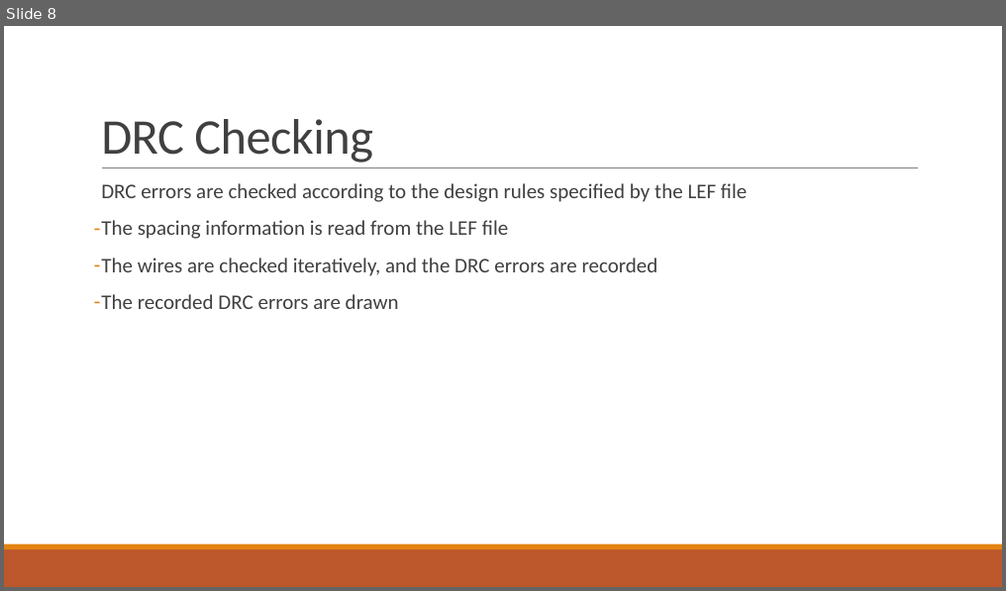
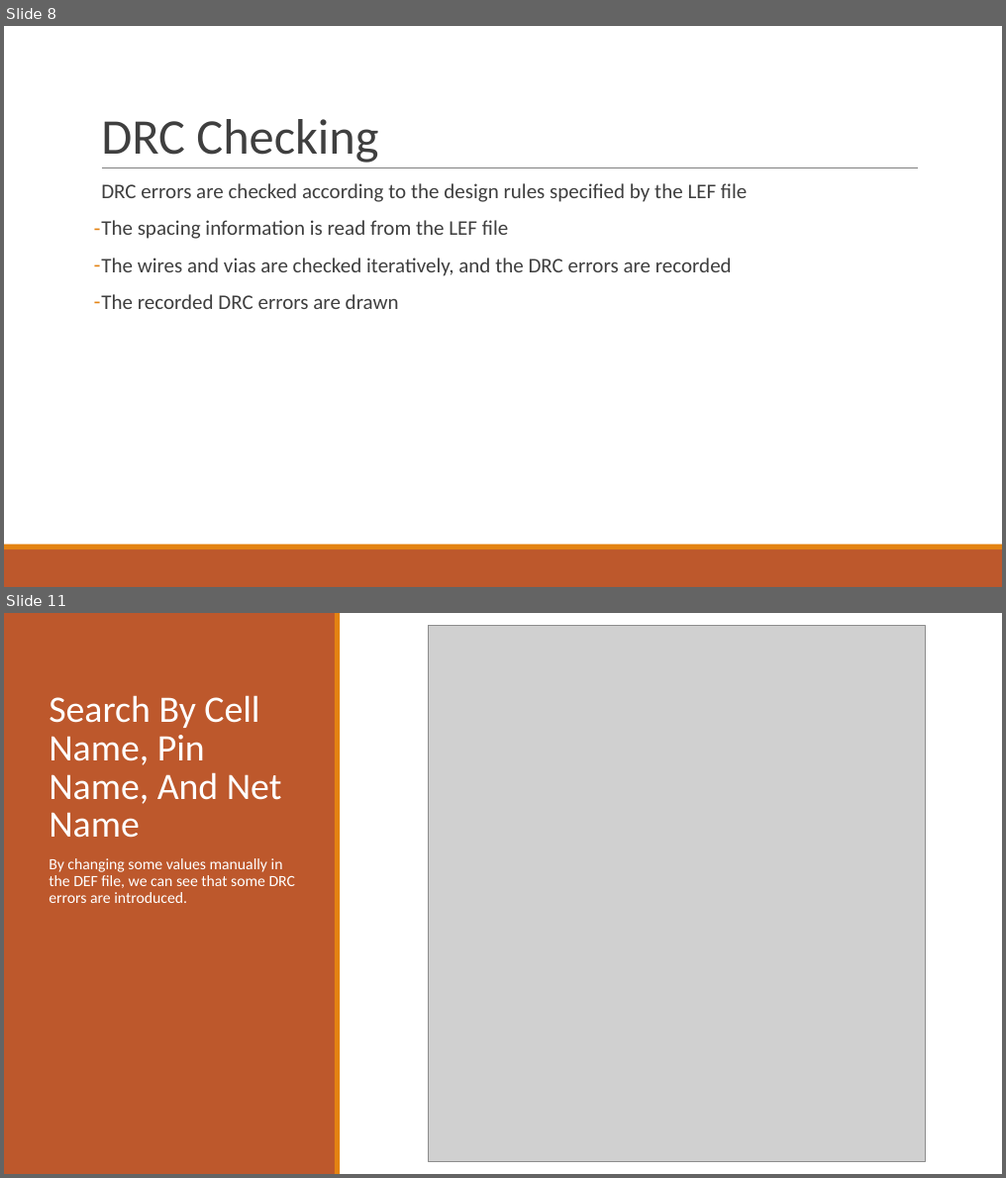
Before and after one commit to AhmedSharaf98/DEF-to-SVG, a slide deck: docs/DEF-LEF to SVG.pptx. Shown one above the other, each under a label of ours: slide 8 before the commit, slides 8 and 11 after it; the slides between them are not shown. The pictures are 1006x591 and 1006x1178 pixels, drawn with LibreOffice and Linux fonts; fonts in the diff are those of the drawing; grey boxes stand for pictures. Boxes give left, top, right and bottom in pixels: in the first picture for what was removed or moved away, otherwise in the second. Text is boxed around its words. In the diff, an @@ line names an element or a change of style, - is before the commit and + after.

```diff
--- a/docs/DEF-LEF to SVG.pptx
+++ b/docs/DEF-LEF to SVG.pptx
@@ slide 11 added at <box>4,613,1002,1174</box>, background #FFFFFF @@
@@ rectangle added at <box>4,613,336,1174</box>, fill #BD582C @@
@@ rectangle added at <box>335,613,341,1174</box>, fill #E48312 @@
@@ picture added at <box>429,626,926,1162</box> @@
@@ title added at <box>49,695,282,838</box>, 36 pt, text #FFFFFF @@
+Search By Cell Name, Pin Name, And Net Name
@@ text added at <box>49,859,295,903</box>, 15 pt, text #FFFFFF @@
+By changing some values manually in the DEF file, we can see that some DRC errors are introduced.
@@ slide 8 changed as well @@
@@ title "DRC Checking" at <box>101,119,378,163</box>: text colour #404040 to #3F3F3F, letter spacing -0.5 to 0 pt @@
@@ text at <box>101,183,746,309</box>: text colour #404040 to #3F3F3F in "DRC errors are checked according to the ...", "The spacing information is read from the ...", "The recorded DRC errors are drawn"; indent changed; less space between paragraphs @@
@@ text at <box>101,258,732,276</box>: text changed; text colour #404040 to #3F3F3F @@
-– The wires are checked iteratively, and the DRC errors are recorded
+– The wires and vias are checked iteratively, and the DRC errors are recorded
```
Also in this commit, not shown: 13 other slides changed, 6 other slides added, 5 slides removed.
